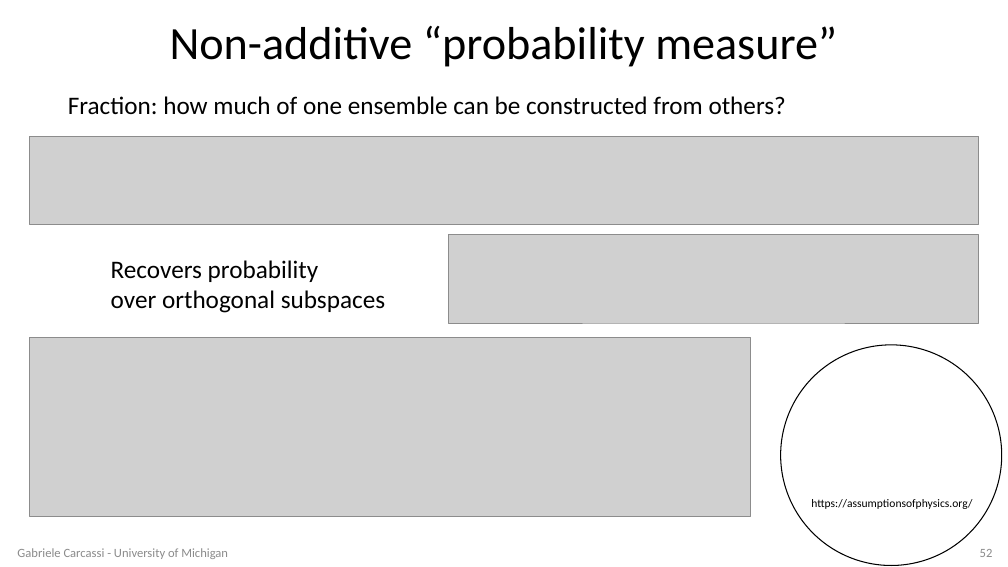
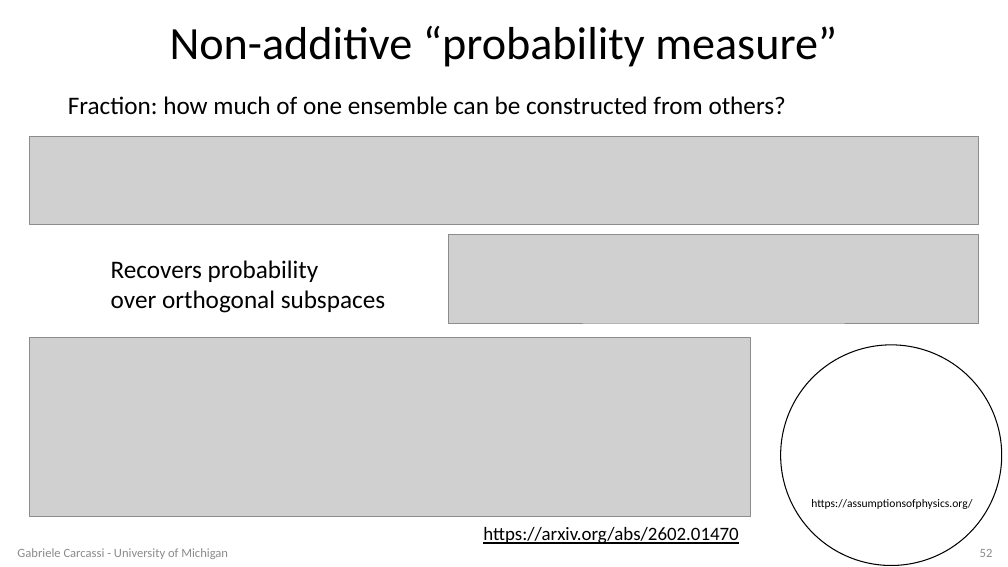
Before and after one commit to assumptionsofphysics/assumptionsofphysics.github.io, a slide deck: slide 52 of presentations/20260927-Harvard.pptx. Drawn at 1008x567 pixels with LibreOffice and Linux fonts; fonts in the diff are those of the drawing; grey boxes stand for pictures; background and template pictures are left out. Boxes give left, top, right and bottom in pixels: in the first picture for what was removed or moved away, otherwise in the second. Text is boxed around its words. In the diff, an @@ line names an element or a change of style, - is before the commit and + after.

```diff
--- a/presentations/20260927-Harvard.pptx
+++ b/presentations/20260927-Harvard.pptx
@@ text added at bbox=[483, 527, 738, 544], 18 pt, text #000000, underline @@
+https://arxiv.org/abs/2602.01470
```
Also in this commit, not shown: 2 other slides changed.
